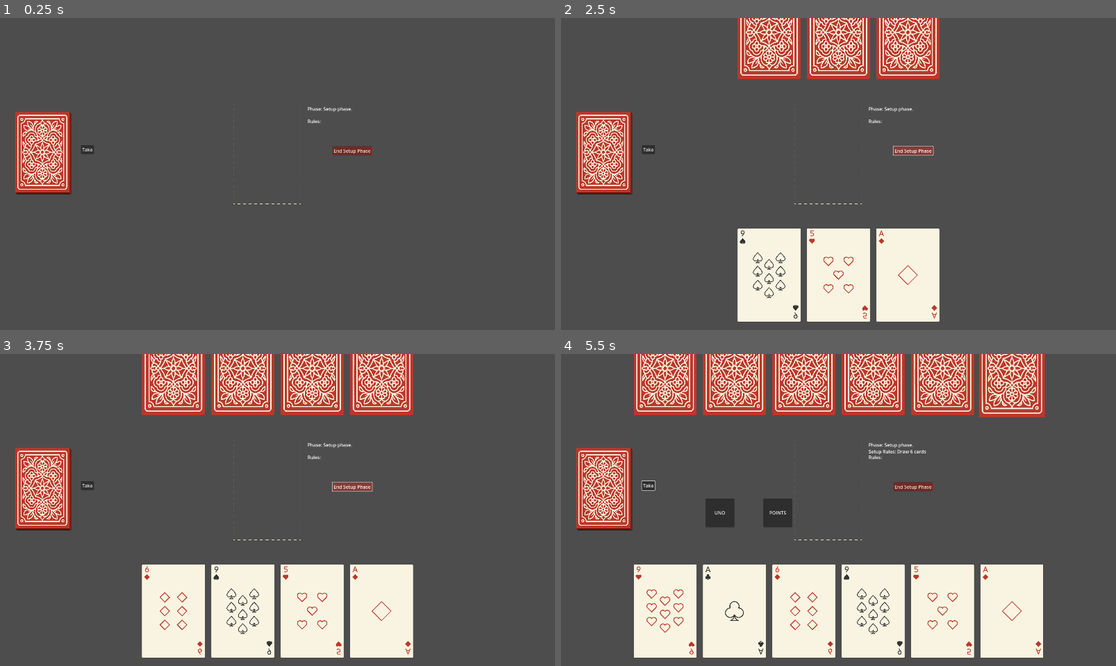
Above: before the commit, frames 1-4 (two rows, left to right).
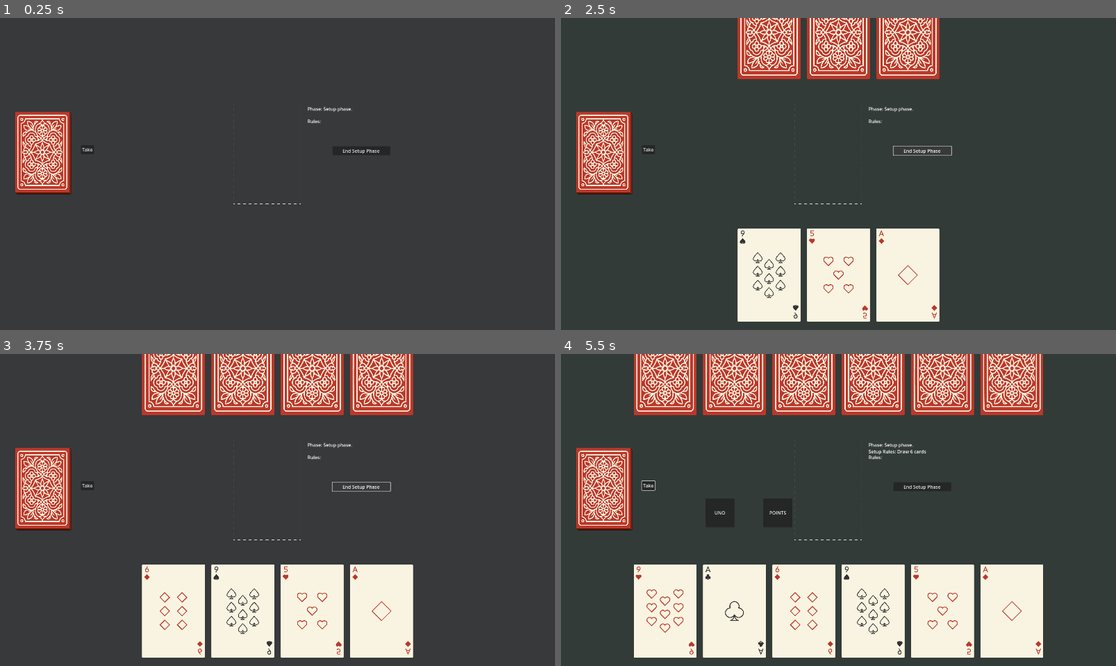
Above: after the commit, the same moments.

Repository: alicegrama/godot-card-game
Game: Godot game, scene res://Scenes/main.tscn
Same seed, same stepped clock (60 frames per second), same inputs: the game is played once before the commit and once after it.
Inputs (mouse positions are in pixels of both pictures, inside the frame that each line leads up to):
- Up to frame 1 (0.25 s): no input
- Up to frame 2 (2.5 s): click "End Setup Phase" at 0.5 s; click "Take" at 1.25 s; click "End Setup Phase" at 2 s
- Up to frame 3 (3.75 s): click "Take" at 2.75 s; click "End Setup Phase" at 3.5 s
- Up to frame 4 (5.5 s): click "Take" at 4.25 s; tap Enter at 5 s; drag from (1010, 609) to (1010, 369) at 5.02 s

The runs differ from the first frame. In frame 1, 0.3% of the frame differs, in the area x 59-71%, y 40-45%; in frame 2, 80%, in the area x 0-100%, y 0-100%; in frame 3, 0.2%; in frame 4, 64%.

Commit message:
Add import files for all playing card textures
Added .import files for each card texture in the Assets/cards directory, covering all suits and values. These files enable Godot to import and process the card images as compressed textures for use in the project.

Diff:
--- a/Scenes/main.gd
+++ b/Scenes/main.gd
@@ -213,6 +213,7 @@
 
 func player_turn():
 	"""When it is the players turn, give the player interaction and set correct states."""
+	$Background.color = "333b38"
 	if len(playerhand.hand) == 0 or len(opponenthand.hand) == 0:
 		end_game()
 	turn = 0
@@ -291,6 +292,7 @@
 
 func opponent_turn():
 	"""oppents turn, if allowed to take action place a card which is allowed."""
+	$Background.color = "37393a"
 	turn = 1
 	if skip:
 		skip = false
@@ -330,6 +332,7 @@
 
 func playersetup():
 	"""A turn for the player in the setup"""
+	$Background.color = "333b38"
 	#player can take a action.
 	cardmanager.interaction = true
 
@@ -361,6 +364,7 @@
 
 func opponentsetup():
 	"""opponents turn in the setup, with given changes given the hand size."""
+	$Background.color = "37393a"
 	#opponent takes a card
 	cardmanager.interaction = false
 	await get_tree().create_timer(1.0).timeout
@@ -483,7 +487,7 @@
 	"""toggles the action buttons you can take, to being the visible: true or false"""
 	playerstate = "action"
 	$Button.visible = visible
-	$ColorRect.visible = visible
+
 	$Skip.visible = visible
 	$Suit.visible = visible
 	$Give.visible = visible
@@ -512,7 +516,6 @@
 	$Round.text = "Round 1"
 	$Button.text ="No Action"
 	$Button.visible = false
-	$ColorRect.visible = false
 	state = "uno"
 	$Phase.text = "Phase: Game maker"
 	player_turn()
@@ -528,7 +531,6 @@
 	$Points.visible = false
 	$OpScore.visible = true
 	$PlayScore.visible = true
-	$ColorRect.visible = false
 	$Button.visible = false
 	$Take.visible = false
 	initial_rules()
--- a/Scenes/main.tscn
+++ b/Scenes/main.tscn
@@ -48,17 +48,17 @@
 position = Vector2(0, -1.5)
 shape = SubResource("RectangleShape2D_21xkr")
 
-[node name="ColorRect" type="ColorRect" parent="."]
-offset_left = 1150.0
-offset_top = 444.0
-offset_right = 1288.0
-offset_bottom = 475.0
-color = Color(1, 0.23921569, 0.19215687, 1)
+[node name="Background" type="ColorRect" parent="."]
+visibility_layer = 512
+z_index = -4096
+offset_right = 1928.0
+offset_bottom = 1083.0
+color = Color(0.19865194, 0.23049131, 0.22083691, 1)
 
 [node name="Button" type="Button" parent="."]
 offset_left = 1150.0
 offset_top = 444.0
-offset_right = 1287.0
+offset_right = 1350.0
 offset_bottom = 475.0
 text = "End Setup Phase"
 
Not shown, added: Assets/cards/c_1.png.import
Not shown, added: Assets/cards/c_10.png.import
Not shown, added: Assets/cards/c_11.png.import
Not shown, added: Assets/cards/c_12.png.import
Not shown, added: Assets/cards/c_13.png.import
Not shown, added: Assets/cards/c_2.png.import
Not shown, added: Assets/cards/c_3.png.import
Not shown, added: Assets/cards/c_4.png.import
Not shown, added: Assets/cards/c_5.png.import
Not shown, added: Assets/cards/c_6.png.import
Not shown, added: Assets/cards/c_7.png.import
Not shown, added: Assets/cards/c_8.png.import
(and 40 more such lines)
